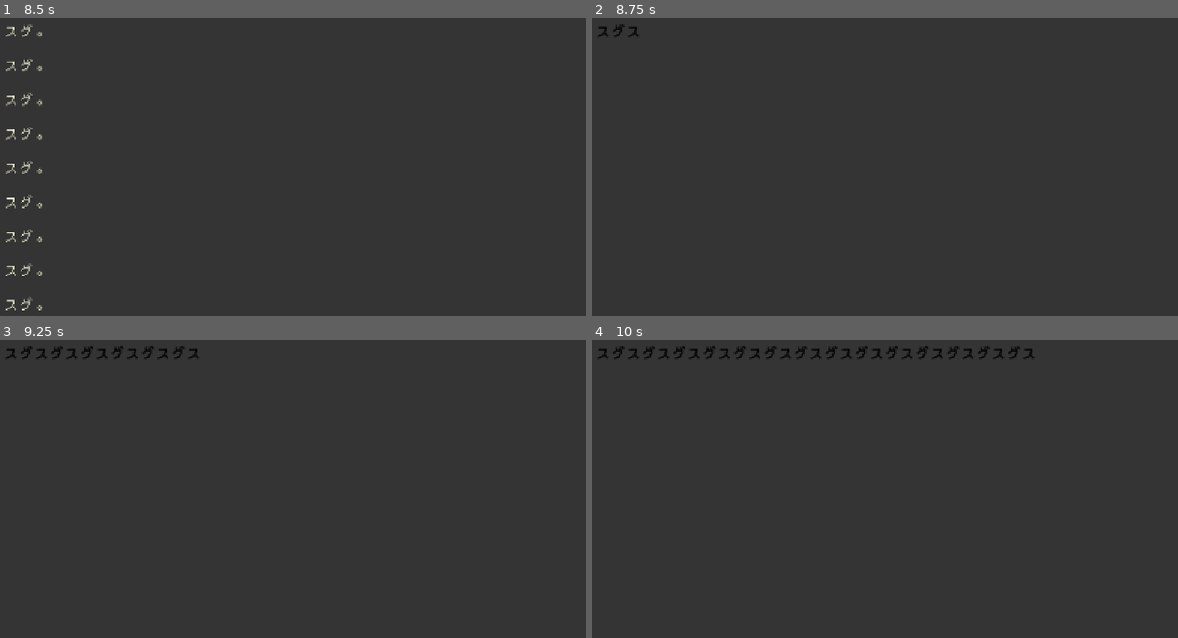
Above: before the commit, frames 1-4 (two rows, left to right).
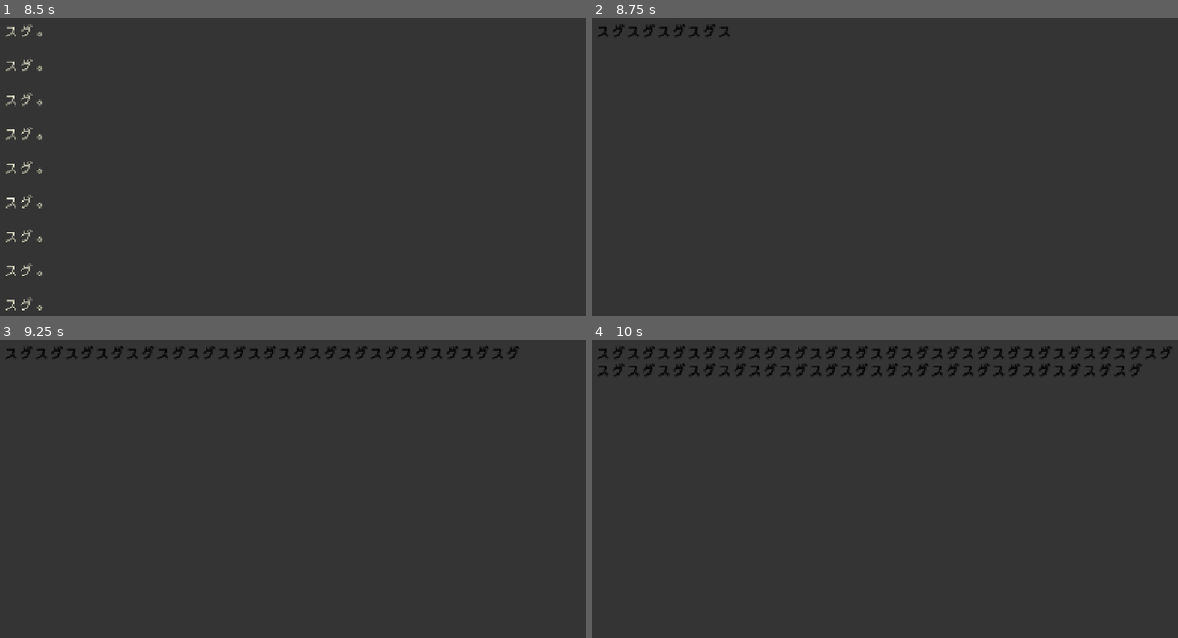
Above: after the commit, the same moments.

Repository: azukigame-s/kiminokoe
Game: Godot game, scene res://scenes/test/test_sugu_horror.tscn
Two runs of this game, one before a commit and one after it. Both use one fixed random seed, a clock stepped at 60 frames per second and the inputs below. This scene is started directly instead of the project's main scene.
Inputs (mouse positions are in pixels of both pictures, inside the frame that each line leads up to):
- Up to frame 1 (8.5 s): tap Enter at 0.5, 0.6, 2, 3.5, 5.1 s; hold D 0.53-1.28 s; click (298, 187) at 0.67 s; tap Space at 0.77, 1.25, 1.52, 2.75, 3.02, 3.77, 4.25, 4.52, 6.02, 6.77, 7.52 s; move the mouse to (152, 205) at 1.27 s; hold Down 1.28-2.03 s; tap B at 1.35, 5.85 s; move the mouse to (369, 95) at 2.02 s; hold D 2.03-2.78 s; tap C at 2.1, 6.6 s; move the mouse to (257, 268) at 2.77 s; hold Up 2.78-3.53 s; tap E at 2.85, 7.35 s; click (257, 268) at 2.92 s; move the mouse to (515, 247) at 3.52 s; hold A 3.53-5.03 s; tap L at 3.6, 8.1 s; move the mouse to (76, 125) at 4.27 s; tap T at 4.35 s; move the mouse to (334, 187) at 5.02 s; hold Down 5.03-5.78 s; click (334, 187) at 5.17 s; move the mouse to (187, 83) at 5.77 s; hold D 5.78-6.53 s; move the mouse to (457, 167) at 6.52 s; hold Up 6.53-7.28 s; move the mouse to (152, 205) at 7.27 s; hold D 7.28-8.03 s; click (152, 205) at 7.42 s; move the mouse to (369, 95) at 8.02 s; hold Down from 8.03 s (still down)
- Up to frame 2 (8.75 s): keep holding Down
- Up to frame 3 (9.25 s): move the mouse to (257, 590) at 8.77 s; release Down at 8.78 s; hold A from 8.78 s (still down); tap T at 8.85 s; tap Space at 9.02 s
- Up to frame 4 (10 s): move the mouse to (1107, 569) at 9.52 s; release A at 9.53 s; hold Up from 9.53 s (still down); tap Enter at 9.6 s; click (1107, 569) at 9.67 s; tap Space at 9.77 s

Frame 1 is identical in both runs. In frame 2, 0.2% of the frame differs, in the area x 8-24%, y 2-7%; in frame 3, 0.5%; in frame 4, 1.1%, in the area x 0-100%, y 2-12%.

Commit message:
🩹 黒いページ演出のスピード調整

Diff:
--- a/scripts/ui/sugu_horror_display.gd
+++ b/scripts/ui/sugu_horror_display.gd
@@ -16,9 +16,9 @@
 ## 自動フェーズの行間間隔（秒）
 const AUTO_INTERVAL         := 0.8
 ## 密集行アニメーション開始時の秒/文字（遅い）
-const DENSE_SPEED_START     := 0.05
+const DENSE_SPEED_START     := 0.02
 ## 密集行アニメーション終了時の秒/文字（速い）
-const DENSE_SPEED_END       := 0.01
+const DENSE_SPEED_END       := 0.005
 ## 密集行アニメーション完了後の待機時間（秒）
 const DENSE_INTERVAL        := 1.0
 ## カオスラベルの初期生成間隔（秒）
